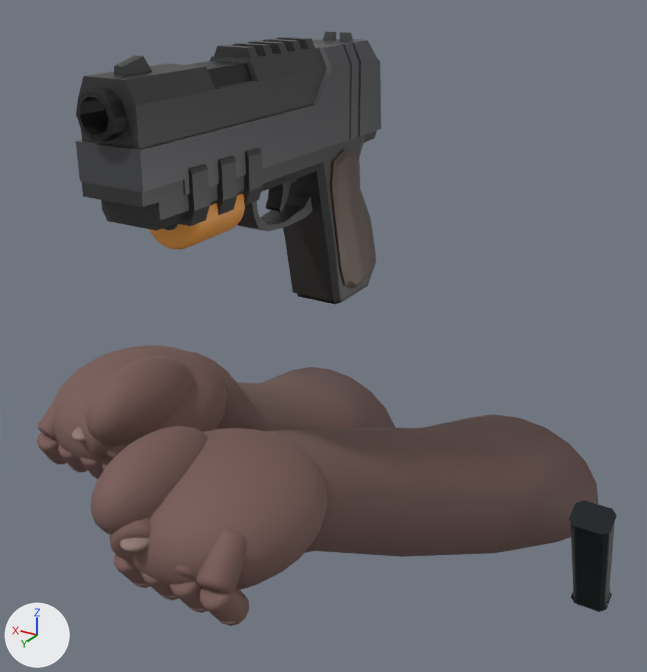
An edit to the Blender file art/weapons/tempo.blend, drawn before and after from the same camera.
One viewpoint serves both versions: a 50 mm camera at (-0.579, 0.817, 0.312) aimed at (-0.029, -0.099, -0.146). Lighting does not change. The marker at lower left points along +X, +Y and +Z. The older version comes first.

In view in the first picture: 'AIRSOFT_ORANGE_TIP_07 - fitted protective orange guard', 'AUTHORED m1911 ChargingHandleGeometry', 'AUTHORED m1911 SpareMagazineGeometry', 'AUTHORED m1911 WeaponBodyGeometry', 'LEFT BARE FOREARM', 'LEFT bent thumb', 'LEFT exposed hand palm', 'LEFT finger0 curved tip', 'LEFT finger0 proximal', 'LEFT finger1 curved tip', 'LEFT finger1 proximal', 'LEFT finger2 curved tip', 'LEFT finger3 curved tip', 'LEFT thumb pad', 'RIGHT BARE FOREARM', 'RIGHT bent thumb', 'RIGHT exposed hand palm', 'RIGHT finger0 curved tip', 'RIGHT finger0 proximal', 'RIGHT finger1 curved tip', 'RIGHT finger2 curved tip', 'RIGHT finger3 curved tip', 'RIGHT finger3 proximal', 'RIGHT thumb pad' and 3 more.
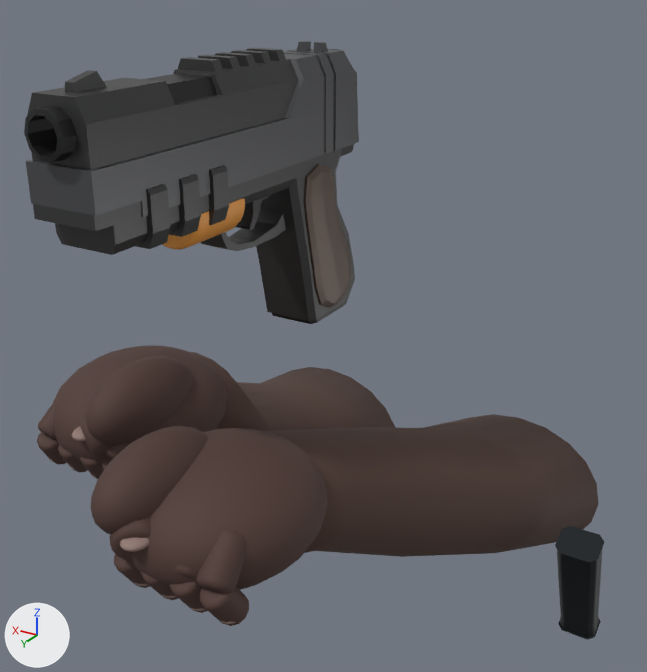
Location of each change, (x1, y1, x2, y2) in pixels of the pictures (647 x 672 px):
'AUTHORED m1911 ChargingHandleGeometry', moved
    before: (76, 31, 382, 207)
    after: (26, 41, 359, 231)
'LEFT BARE FOREARM', recoloured
    both: (265, 414, 598, 557)
'AUTHORED m1911 WeaponBodyGeometry', moved
    before: (76, 39, 377, 304)
    after: (24, 49, 355, 324)
'LEFT exposed hand palm', recoloured (darker)
    both: (131, 428, 327, 590)
'RIGHT BARE FOREARM', recoloured
    both: (190, 352, 395, 431)
'LEFT thumb pad', recoloured (darker)
    both: (91, 426, 208, 534)
'RIGHT exposed hand palm', recoloured (darker)
    both: (53, 345, 227, 465)
'RIGHT thumb pad', recoloured (darker)
    both: (85, 356, 192, 445)
'AUTHORED m1911 SpareMagazineGeometry', moved
    before: (569, 500, 617, 612)
    after: (555, 526, 604, 640)
'LEFT finger0 proximal', recoloured (darker)
    both: (196, 529, 246, 593)
'LEFT finger0 curved tip', recoloured (darker)
    both: (200, 587, 249, 626)
'LEFT bent thumb', recoloured (darker)
    both: (109, 517, 151, 562)
'LEFT finger1 curved tip', recoloured (darker)
    both: (170, 582, 208, 613)
'RIGHT finger3 curved tip', recoloured (darker)
    both: (37, 432, 67, 464)
'RIGHT bent thumb', recoloured (darker)
    both: (80, 416, 114, 458)
'LEFT finger3 curved tip', recoloured (darker)
    both: (114, 554, 150, 588)
'RIGHT finger3 proximal', recoloured (darker)
    both: (38, 398, 57, 441)
'LEFT finger2 curved tip', recoloured
    both: (141, 572, 178, 600)
'RIGHT finger2 curved tip', recoloured
    both: (58, 444, 88, 472)
'RIGHT finger1 curved tip', recoloured
    both: (80, 457, 104, 479)
'RIGHT finger0 proximal', recoloured
    both: (106, 443, 131, 459)
'LEFT finger1 proximal', recoloured (darker)
    both: (175, 565, 194, 578)
'RIGHT finger0 curved tip', recoloured
    both: (102, 458, 112, 469)

Patch to the scene script:
```diff
--- a/art/weapons/tempo.blend.py
+++ b/art/weapons/tempo.blend.py
@@ mat_bare_dark_skin_forearms_10 @@
 mat_bare_dark_skin_forearms_10 = principled_material('BARE_DARK_SKIN_FOREARMS_10')
-mat_bare_dark_skin_forearms_10.base_color = (0.169, 0.0941, 0.0824)  # brown #725651
+mat_bare_dark_skin_forearms_10.base_color = (0.0863, 0.0431, 0.0314)  # brown #533b32
 mat_bare_dark_skin_forearms_10.roughness = 0.78
@@ mat_deep_ebony_bare_skin_09 @@
 mat_deep_ebony_bare_skin_09 = principled_material('DEEP_EBONY_BARE_SKIN_09')
-mat_deep_ebony_bare_skin_09.base_color = (0.188, 0.102, 0.0902)  # brown #785a55
+mat_deep_ebony_bare_skin_09.base_color = (0.0784, 0.0392, 0.0314)  # brown #4f3832
 mat_deep_ebony_bare_skin_09.roughness = 0.76
@@ me_m1911authoredslidemesh_001 @@
 # used by ob_authored_m1911_charginghandlegeometry; location = (0.0, 0.0, 0.0)
-me_m1911authoredslidemesh_001.from_pydata(...)  # 1222 vertices, 572 faces; spans x -0.039..0.039, y -0.232..0.227, z 0.1..0.225
+me_m1911authoredslidemesh_001.from_pydata(...)  # 1222 vertices, 572 faces; spans x -0.039..0.039, y -0.172..0.287, z 0.093..0.218
+# me_m1911authoredslidemesh_001 part 1: the whole mesh is moved by (0.0, 0.06, -0.007)
 me_m1911authoredslidemesh_001.materials.append(mat_metal)
@@ me_m1911sparemagazinemesh_001 @@
 # used by ob_authored_m1911_sparemagazinegeometry; location = (0.0, 0.0, 0.0)
-me_m1911sparemagazinemesh_001.from_pydata(...)  # 280 vertices, 364 faces; spans x -0.389..-0.331, y -0.366..-0.253, z -0.604..-0.403
+me_m1911sparemagazinemesh_001.from_pydata(...)  # 280 vertices, 364 faces; spans x -0.389..-0.331, y -0.306..-0.193, z -0.611..-0.41
+# me_m1911sparemagazinemesh_001 part 2: the whole mesh is moved by (0.0, 0.06, -0.007)
 me_m1911sparemagazinemesh_001.materials.append(mat_m1911magazinesteel)
@@ me_m1911fixedweaponbodymesh_001 @@
 # used by ob_authored_m1911_weaponbodygeometry; location = (0.0, 0.0, 0.0)
-me_m1911fixedweaponbodymesh_001.from_pydata(...)  # 1758 vertices, 870 faces; spans x -0.043..0.043, y -0.24..0.24, z -0.111..0.209
+me_m1911fixedweaponbodymesh_001.from_pydata(...)  # 1758 vertices, 870 faces; spans x -0.043..0.043, y -0.18..0.3, z -0.118..0.202
+# me_m1911fixedweaponbodymesh_001 part 3: the whole mesh is moved by (0.0, 0.06, -0.007)
 me_m1911fixedweaponbodymesh_001.materials.append(mat_wood)
```
